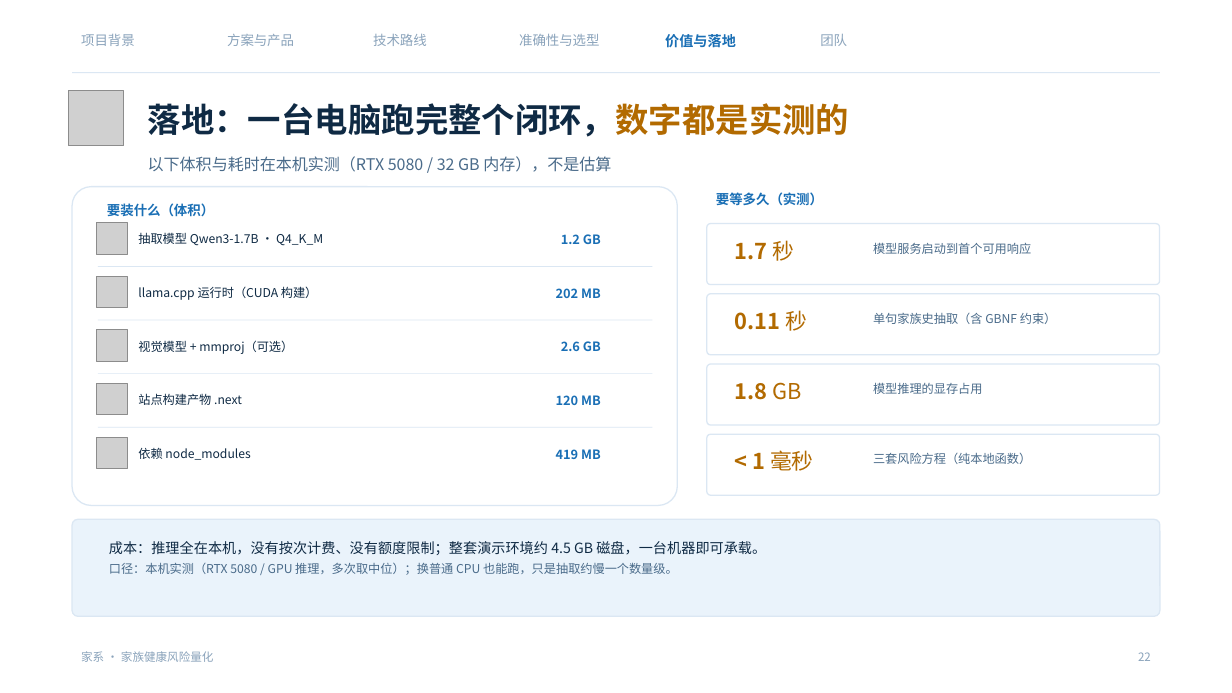
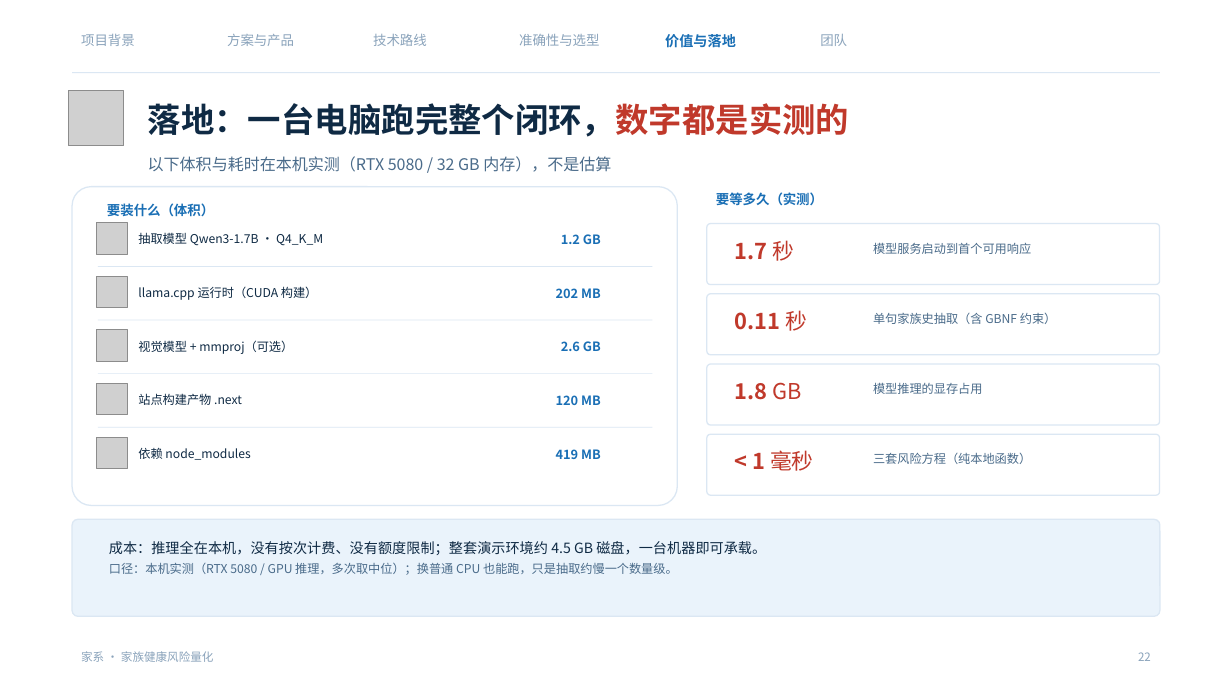
Before and after one commit to NimuStudio/jiaxi, a slide deck: slide 22 of deliverables/家系-答辩-v2.pptx. Drawn at 1232x693 pixels with LibreOffice and Linux fonts; fonts in the diff are those of the drawing; grey boxes stand for pictures; background and template pictures are left out. Boxes give left, top, right and bottom in pixels: in the first picture for what was removed or moved away, otherwise in the second. Text is boxed around its words. In the diff, an @@ line names an element or a change of style, - is before the commit and + after.

Commit message:
docs(deck): 统一「重点用红」的标注系统（评委一眼扫得到亮点）
出发点：评委翻到第 100 个作品时，能看的只有红色。所以颜色只承担一件事——分层注意力：
  红 #C0392B  = 这页最重要的数字 / 结论 / 我们的成绩
  灰 #8AA3BB  = 非重点（对照组、次要说明、被压下去的数据）
  蓝 #1A6FB5  = 结构（图标、导航、术语）
  墨青 #0F7C8C = 仅留给「可回收」这一个产品概念

## 具体改动
- AMBER 让位给 RED：标题强调色由琥珀改为红，翻页时红字成列（17 页已标关键词）
- DANGER 与 RED 合流，避免出现两个相近的红
- P17 对照页：对照组（40%、✗、比例条）全部压成灰；我们这一侧（96%、✓、条形、卡片底）改红——
  左右两半直接分红灰两个阵营，不用读数字也知道谁赢
- P19 微调页：基线条形改浅蓝、微调条形改红，两条等长一眼看出「没变化」
- P21 差异化页：「家系 6 项」条形与数字改红，其余四类灰蓝
- P22 落地页：1.7 秒 / 0.11 秒 / 1.8 GB / <1 毫秒 全部改红
- P12 三引擎：「输出」行的关键值改红加粗，适用/分档线保持常规字色
- P15 准确性：F1 1.000 改红；封面指标行同样把 F1 1.000 标红（深底用浅红 #FF9E91）

顺带去掉封面标题下一条 0.05 英寸装饰短条（与之前「不要色条」的要求一致）。

```diff
--- a/deliverables/家系-答辩-v2.pptx
+++ b/deliverables/家系-答辩-v2.pptx
@@ text "落地：一台电脑跑完整个闭环，数字都是实测的" at <box>148,103,850,137</box>: text colour #B26A00 to #C0392B in "落地：一台电脑跑完整个闭环，数字都是实测的" @@
@@ text colour #B26A00 to #C0392B in 4 elements at <box>734,240,794,261</box>, <box>734,310,807,331</box>, <box>734,382,801,400</box>, <box>752,450,814,471</box> @@
```
Also in this commit, not shown: 18 other slides changed, 1 other file.
